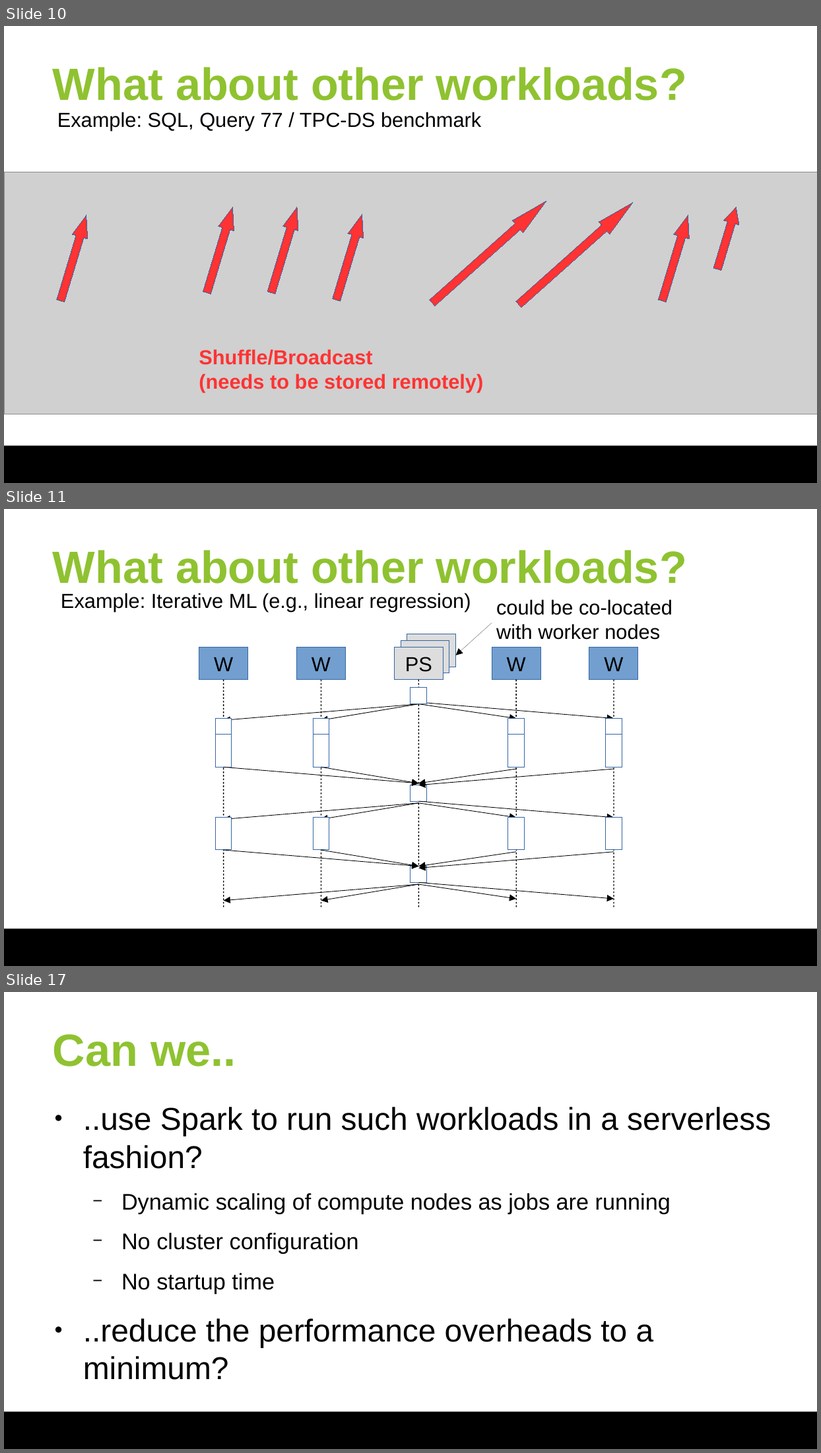
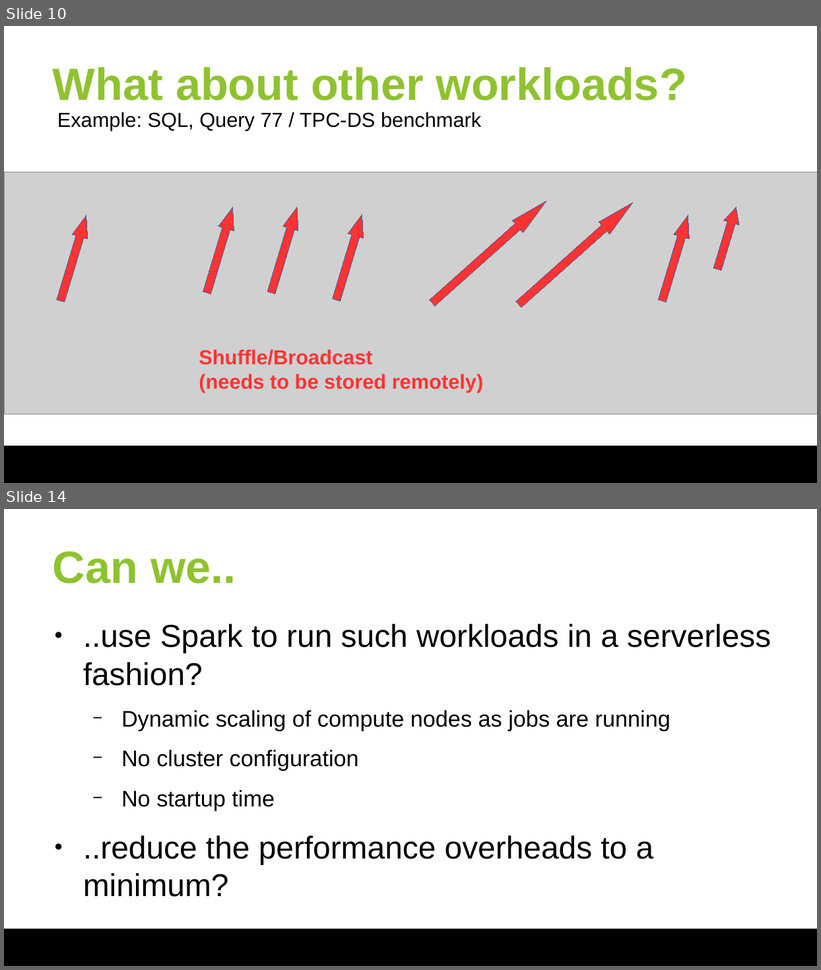
Before and after one commit to huangyibo/spark-summit-18, a slide deck: slides/spark-summit-18.odp. Shown one above the other, each under a label of ours: slides 10, 11 and 17 before the commit, slides 10 and 14 after it; the slides between them are not shown. The pictures are 821x1453 and 821x970 pixels, drawn with LibreOffice and Linux fonts; fonts in the diff are those of the drawing; grey boxes stand for pictures; background and template pictures are left out. Boxes give left, top, right and bottom in pixels: in the first picture for what was removed or moved away, otherwise in the second. Text is boxed around its words. In the diff, an @@ line names an element or a change of style, - is before the commit and + after.

Commit message:
slides

```diff
--- a/slides/spark-summit-18.odp
+++ b/slides/spark-summit-18.odp
@@ slide 11 removed at box(4, 509, 817, 966), background #FFFFFF; not listed: 1 template element that a slide beside it also shows @@
@@ title removed at box(53, 550, 687, 584) @@
-What about other workloads?
@@ text removed at box(61, 593, 471, 611) @@
-Example: Iterative ML (e.g., linear regression)
@@ text removed at box(496, 599, 673, 640) @@
-could be co-located
-with worker nodes
@@ arrow removed from (492, 623) to (456, 656) @@
@@ rectangle removed at box(199, 647, 248, 680) @@
-W
@@ rectangle removed at box(297, 647, 345, 680) @@
-W
@@ rectangle removed at box(394, 647, 443, 680) @@
-PS
@@ rectangle removed at box(401, 641, 450, 673) @@
@@ rectangle removed at box(407, 634, 456, 667) @@
@@ rectangle removed at box(492, 647, 541, 680) @@
-W
@@ rectangle removed at box(589, 647, 638, 680) @@
-W
@@ line removed from (224, 680) to (224, 908) @@
@@ line removed from (321, 680) to (321, 908) @@
@@ line removed from (418, 680) to (418, 908) @@
@@ line removed from (516, 680) to (516, 908) @@
@@ line removed from (614, 680) to (614, 908) @@
@@ rectangle removed at box(411, 688, 427, 704) @@
@@ group removed at box(224, 702, 614, 720): 4 arrows @@
@@ rectangle removed at box(215, 718, 232, 734) @@
@@ rectangle removed at box(313, 718, 329, 734) @@
@@ rectangle removed at box(508, 718, 524, 734) @@
@@ rectangle removed at box(606, 718, 622, 734) @@
@@ rectangle removed at box(215, 734, 232, 767) @@
@@ rectangle removed at box(313, 734, 329, 767) @@
@@ rectangle removed at box(508, 734, 524, 767) @@
@@ rectangle removed at box(606, 734, 622, 767) @@
@@ rectangle removed at box(411, 786, 427, 802) @@
@@ group removed at box(224, 768, 614, 786): 4 arrows @@
@@ group removed at box(224, 802, 614, 820): 4 arrows @@
@@ group removed at box(215, 818, 622, 850): 4 rectangles @@
@@ group removed at box(224, 850, 614, 869): 4 arrows @@
@@ rectangle removed at box(411, 867, 427, 883) @@
@@ group removed at box(224, 883, 614, 901): 4 arrows @@
@@ what was slide 17 is now slide 14 @@
```
Also in this commit, not shown: 3 slides changed, 2 other slides removed.
